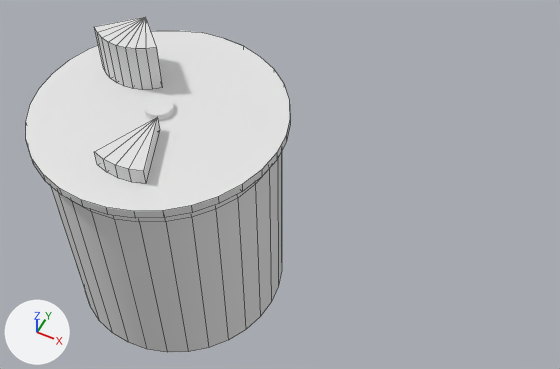
Before and after pictures for a commit that changed the Blender file Workfiles/Cheesejam.blend.
One viewpoint serves both versions: a camera (50 mm lens) standing at (0.694, -0.875, 1.011) and looking at (0.228, 0.057, -0.154). Every picture has the same lights, and +X, +Y and +Z are marked at lower left. Mesh edges are drawn as thin lines on the coarser meshes.

Before the edit, the objects in view are built like this:
```python
me_cylinder = bpy.data.meshes.new('Cylinder')
me_cylinder.from_pydata(...)  # 160 vertices, 130 faces; spans x -0.25..0.25, y -0.25..0.25, z -0.05..0.0
me_cylinder.polygons.foreach_set('use_smooth', [True] * 130)
me_cylinder_001 = bpy.data.meshes.new('Cylinder.001')
me_cylinder_001.from_pydata(...)  # a 32-sided cylinder along z spanning x -0.234..0.234, y -0.234..0.234, z -0.225..0.225
me_cylinder_001.polygons.foreach_set('use_smooth', [True] * 34)
me_cylinder_002 = bpy.data.meshes.new('Cylinder.002')
me_cylinder_002.from_pydata(...)  # 20 vertices, 26 faces; spans x -0.0707..0.0707, y -0.05..0.05, z 0.0..0.1
me_cylinder_002.polygons.foreach_set('use_smooth', [True] * 26)
# faces by material slot: [24, 2]
me_cylinder_002.materials.append(mat_croute)  # white #e7e7e7
me_cylinder_002.materials.append(mat_coeur)  # white #e7e7e7
ob_cylinder = bpy.data.objects.new('Cylinder', me_cylinder_001)
ob_cylinder.location = (0.0, 0.0, -0.275)
ob_cylinder_001 = bpy.data.objects.new('Cylinder.001', me_cylinder)
ob_cylinder_001.location = (0.0, 0.0, 0.0)
ob_tome = bpy.data.objects.new('Tome', me_cylinder_002)
ob_tome.location = (-0.1, 0.079, 0.0)
# also in view: 'Brie' at (0.029, -0.112, 0.017); 'Rocamadour' at (0.0, 0.0, 0.007)
```
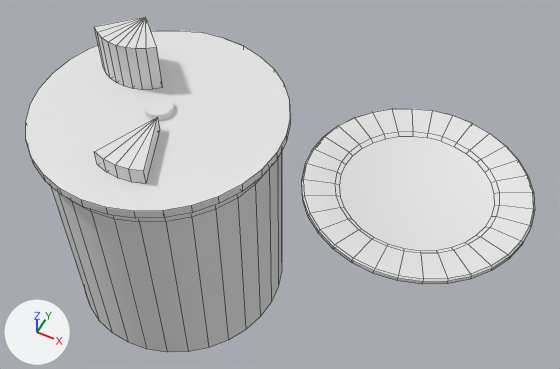
Edits to the bpy script that builds the scene:
```text
Add me_cylinder_005:
    me_cylinder_005.from_pydata(...)  # 192 vertices, 162 faces; spans x -0.2..0.2, y -0.2..0.2, z -0.013..0.005
    me_cylinder_005.polygons.foreach_set('use_smooth', [True] * 162)
Add ob_assiette:
    ob_assiette = bpy.data.objects.new('Assiette', me_cylinder_005)
    ob_assiette.location = (0.506, 0.034, 0.0)
```

Where the change shows, as pixel boxes [x1, y1, x2, y2] in the pictures (560 x 369 px):
'Assiette', added
    after: [302, 108, 535, 284]
